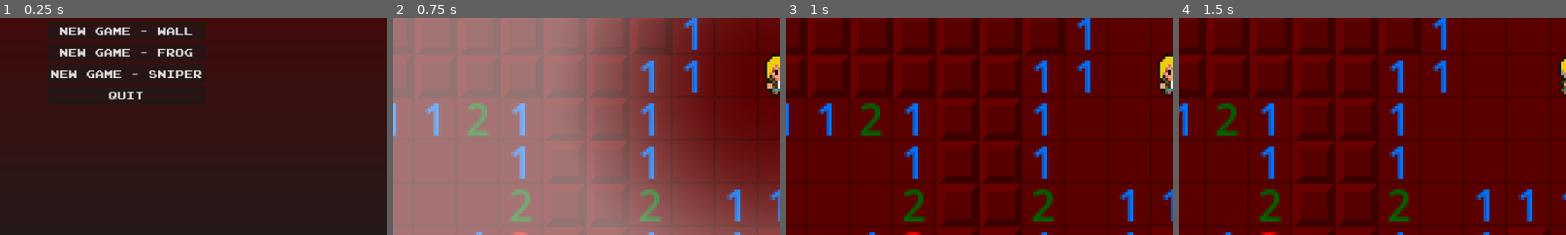
Above: before the commit, frames 1-4 (left to right).
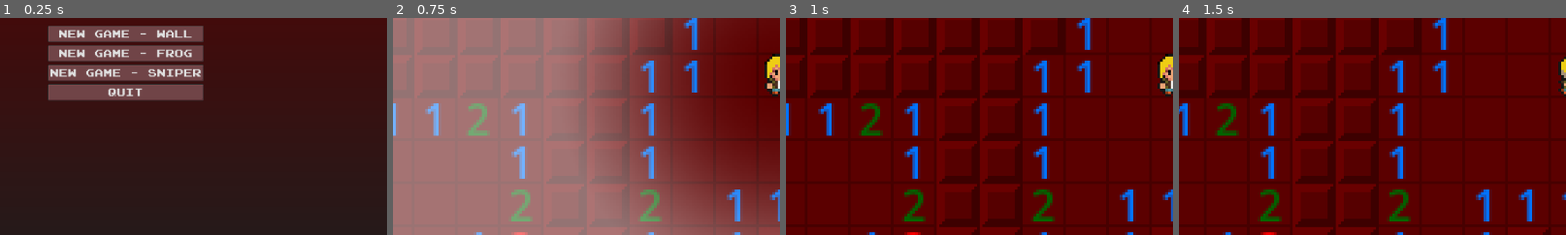
Above: after the commit, the same moments.

Repository: Randwarf/Mineworld
Game: Godot game, scene res://Level select.tscn
Same seed, same stepped clock (60 frames per second), same inputs: the game is played once before the commit and once after it.
Inputs (mouse positions are % of the whole screen's width and height, from its top left):
- Up to frame 1 (0.25 s): no input
- Up to frame 2 (0.75 s): click "New Game - Wall" at 0.5 s
- Up to frame 3 (1 s): no input
- Up to frame 4 (1.5 s): tap Enter at 1.25 s; move the mouse to (72, 45) at 1.27 s; hold Right (ui_right) from 1.28 s (still down); click (72, 45) at 1.42 s
The pictures show only the part of the screen within x 0-50%, y 37-86%; the shares and areas given below are measured in that part.

The runs differ from the first frame. In frame 1, 12% of the frame differs, in the area x 12-53%, y 3-38%; in frame 2, nothing differs; in frame 3, nothing differs; in frame 4, nothing differs.

Commit message:
added custom buttons

Diff:
--- a/Boss_FROG.tscn
+++ b/Boss_FROG.tscn
@@ -1,10 +1,10 @@
-[gd_scene load_steps=16 format=3 uid="uid://cwrppnjsp8hyl"]
+[gd_scene load_steps=16 format=3 uid="uid://d2q6ksawk2h3"]
 
 [ext_resource type="Script" path="res://Boss_FROG.gd" id="1_gjlk5"]
 [ext_resource type="Texture2D" uid="uid://d3s4mnb8ccieh" path="res://Sprites/frog.png" id="2_0cag6"]
 [ext_resource type="Texture2D" uid="uid://bk65o8qefbuh4" path="res://Sprites/default_tower.png" id="2_srs84"]
 [ext_resource type="Texture2D" uid="uid://dhctxuue8uwxf" path="res://Sprites/target.png" id="3_cd8li"]
-[ext_resource type="AudioStream" uid="uid://cakwuvgsmbwe4" path="res://Boo-womp sound effect that they play on Spongebob when something sad happens.mp3" id="5_ynfba"]
+[ext_resource type="AudioStream" uid="uid://cakwuvgsmbwe4" path="res://Sounds/Boo-womp sound effect that they play on Spongebob when something sad happens.mp3" id="5_funng"]
 
 [sub_resource type="AtlasTexture" id="AtlasTexture_27n17"]
 atlas = ExtResource("2_0cag6")
@@ -121,7 +121,7 @@
 texture = ExtResource("3_cd8li")
 
 [node name="AudioStreamPlayer2D" type="AudioStreamPlayer2D" parent="."]
-stream = ExtResource("5_ynfba")
+stream = ExtResource("5_funng")
 
 [connection signal="timeout" from="Cooldown" to="." method="_on_cooldown_timeout"]
 [connection signal="timeout" from="LockIn" to="." method="_on_lock_in_timeout"]
--- a/Themes/ButtonTheme.tres
+++ b/Themes/ButtonTheme.tres
@@ -1,57 +1,29 @@
 [gd_resource type="Theme" load_steps=5 format=3 uid="uid://lty35vyef8io"]
 
 [ext_resource type="FontFile" uid="uid://bwtk7pfmmrrn3" path="res://Themes/joystix monospace.otf" id="1_s4qru"]
+[ext_resource type="Texture2D" uid="uid://t23gy5303wc0" path="res://Sprites/Buttons/Button (6).png" id="2_papcq"]
 
-[sub_resource type="StyleBoxFlat" id="StyleBoxFlat_aose1"]
-content_margin_left = 4.0
-content_margin_top = 4.0
-content_margin_right = 4.0
-content_margin_bottom = 4.0
-bg_color = Color(0.1, 0.1, 0.1, 0.3)
-corner_radius_top_left = 3
-corner_radius_top_right = 3
-corner_radius_bottom_right = 3
-corner_radius_bottom_left = 3
-corner_detail = 5
+[sub_resource type="StyleBoxTexture" id="StyleBoxTexture_8o8oh"]
+texture = ExtResource("2_papcq")
+texture_margin_left = 4.0
+texture_margin_top = 4.0
+texture_margin_right = 4.0
+texture_margin_bottom = 4.0
+region_rect = Rect2(0, 14, 34, 10)
 
-[sub_resource type="StyleBoxFlat" id="StyleBoxFlat_x6sjm"]
-content_margin_left = 4.0
-content_margin_top = 4.0
-content_margin_right = 4.0
-content_margin_bottom = 4.0
-bg_color = Color(1, 1, 1, 0.75)
-draw_center = false
-border_width_left = 2
-border_width_top = 2
-border_width_right = 2
-border_width_bottom = 2
-corner_radius_top_left = 3
-corner_radius_top_right = 3
-corner_radius_bottom_right = 3
-corner_radius_bottom_left = 3
-corner_detail = 5
-expand_margin_left = 2.0
-expand_margin_top = 2.0
-expand_margin_right = 2.0
-expand_margin_bottom = 2.0
-
-[sub_resource type="StyleBoxFlat" id="StyleBoxFlat_qccr8"]
-content_margin_left = 4.0
-content_margin_top = 4.0
-content_margin_right = 4.0
-content_margin_bottom = 4.0
-bg_color = Color(0.225, 0.225, 0.225, 0.6)
-corner_radius_top_left = 3
-corner_radius_top_right = 3
-corner_radius_bottom_right = 3
-corner_radius_bottom_left = 3
-corner_detail = 5
+[sub_resource type="StyleBoxTexture" id="StyleBoxTexture_nhur2"]
+texture = ExtResource("2_papcq")
+texture_margin_left = 3.0
+texture_margin_top = 2.0
+texture_margin_right = 3.0
+texture_margin_bottom = 3.0
+region_rect = Rect2(0, 0, 34, 10)
 
 [resource]
 Button/colors/font_color = Color(0.875, 0.875, 0.875, 1)
 Button/colors/font_disabled_color = Color(0.875, 0.875, 0.875, 0.5)
 Button/colors/font_focus_color = Color(0.95, 0.95, 0.95, 1)
-Button/colors/font_hover_color = Color(0.95, 0.95, 0.95, 1)
+Button/colors/font_hover_color = Color(1, 0.541176, 0.478431, 1)
 Button/colors/font_hover_pressed_color = Color(1, 1, 1, 1)
 Button/colors/font_outline_color = Color(1, 1, 1, 1)
 Button/colors/font_pressed_color = Color(1, 1, 1, 1)
@@ -65,8 +37,8 @@
 Button/constants/outline_size = 0
 Button/font_sizes/font_size = 16
 Button/fonts/font = ExtResource("1_s4qru")
-Button/styles/disabled = SubResource("StyleBoxFlat_aose1")
-Button/styles/focus = SubResource("StyleBoxFlat_x6sjm")
-Button/styles/hover = SubResource("StyleBoxFlat_qccr8")
-Button/styles/normal = null
+Button/styles/disabled = null
+Button/styles/focus = null
+Button/styles/hover = SubResource("StyleBoxTexture_8o8oh")
+Button/styles/normal = SubResource("StyleBoxTexture_nhur2")
 Button/styles/pressed = null
--- a/boom.tscn
+++ b/boom.tscn
@@ -1,8 +1,8 @@
-[gd_scene load_steps=4 format=3 uid="uid://dy4cgnqakxt8w"]
+[gd_scene load_steps=4 format=3 uid="uid://crt4eicqsuxwo"]
 
 [ext_resource type="Script" path="res://boom.gd" id="1_i1tvd"]
 [ext_resource type="Texture2D" uid="uid://bvvnniyy6dfbc" path="res://Sprites/boom-1.png" id="2_3cqev"]
-[ext_resource type="AudioStream" uid="uid://bov51p7xl6gwa" path="res://tnt.mp3" id="3_urwnn"]
+[ext_resource type="AudioStream" uid="uid://bov51p7xl6gwa" path="res://Sounds/tnt.mp3" id="3_d8djx"]
 
 [node name="Boom" type="Node2D"]
 script = ExtResource("1_i1tvd")
@@ -12,5 +12,5 @@
 texture = ExtResource("2_3cqev")
 
 [node name="Explosion" type="AudioStreamPlayer2D" parent="."]
-stream = ExtResource("3_urwnn")
+stream = ExtResource("3_d8djx")
 autoplay = true
--- a/boss_SNIPER.tscn
+++ b/boss_SNIPER.tscn
@@ -7,5 +7,6 @@
 script = ExtResource("1_li312")
 
 [node name="Sprite2D" type="Sprite2D" parent="."]
+texture_filter = 1
 position = Vector2(8, 8)
 texture = ExtResource("2_rtfxa")
--- a/bullet.tscn
+++ b/bullet.tscn
@@ -1,18 +1,24 @@
-[gd_scene load_steps=4 format=3 uid="uid://l8bmpwrvq40o"]
+[gd_scene load_steps=5 format=3 uid="uid://l8bmpwrvq40o"]
 
 [ext_resource type="Script" path="res://bullet.gd" id="1_q3hbq"]
 [ext_resource type="Texture2D" uid="uid://cuf3fhv5p35dq" path="res://Sprites/default_mine.png" id="2_8xytc"]
+[ext_resource type="AudioStream" uid="uid://c7nthvjd4mdyd" path="res://Sounds/sniper-rifle-5989.mp3" id="3_sjnob"]
 
 [sub_resource type="CircleShape2D" id="CircleShape2D_pdu27"]
-radius = 8.0
+radius = 5.09902
 
 [node name="Bullet" type="Node2D"]
 script = ExtResource("1_q3hbq")
 
 [node name="Sprite2D" type="Sprite2D" parent="."]
+texture_filter = 1
 texture = ExtResource("2_8xytc")
 
 [node name="BulletCol" type="Area2D" parent="."]
 
 [node name="CollisionShape2D" type="CollisionShape2D" parent="BulletCol"]
 shape = SubResource("CircleShape2D_pdu27")
+
+[node name="AudioStreamPlayer2D" type="AudioStreamPlayer2D" parent="."]
+stream = ExtResource("3_sjnob")
+autoplay = true
--- a/button.tscn
+++ b/button.tscn
@@ -4,7 +4,10 @@
 
 [node name="Button" type="Button"]
 texture_filter = 1
-offset_right = 266.0
-offset_bottom = 90.0
+offset_right = 112.0
+offset_bottom = 30.0
+scale = Vector2(0.986092, 0.978715)
 theme = ExtResource("1_vnfl4")
-text = "New Game"
+theme_override_font_sizes/font_size = 16
+text = "New Game
+"
Not shown, removed: Boo-womp sound effect that they play on Spongebob when something sad happens.mp3.import
Not shown, added: Sounds/Boo-womp sound effect that they play on Spongebob when something sad happens.mp3.import
Not shown, added: Sounds/sniper-rifle-5989.mp3.import
Not shown, added: Sounds/tnt.mp3.import
Not shown, removed: tnt.mp3.import
Not shown, added: Sounds/Boo-womp sound effect that they play on Spongebob when something sad happens.mp3
Not shown, added: Sounds/sniper-rifle-5989.mp3
Not shown, added: Sounds/tnt.mp3
